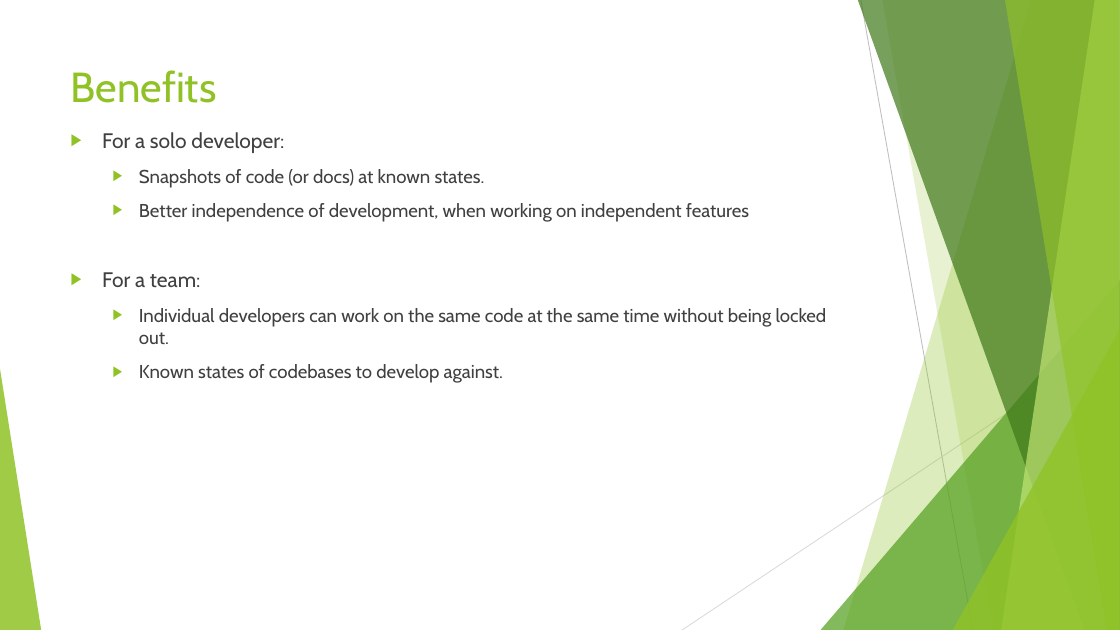
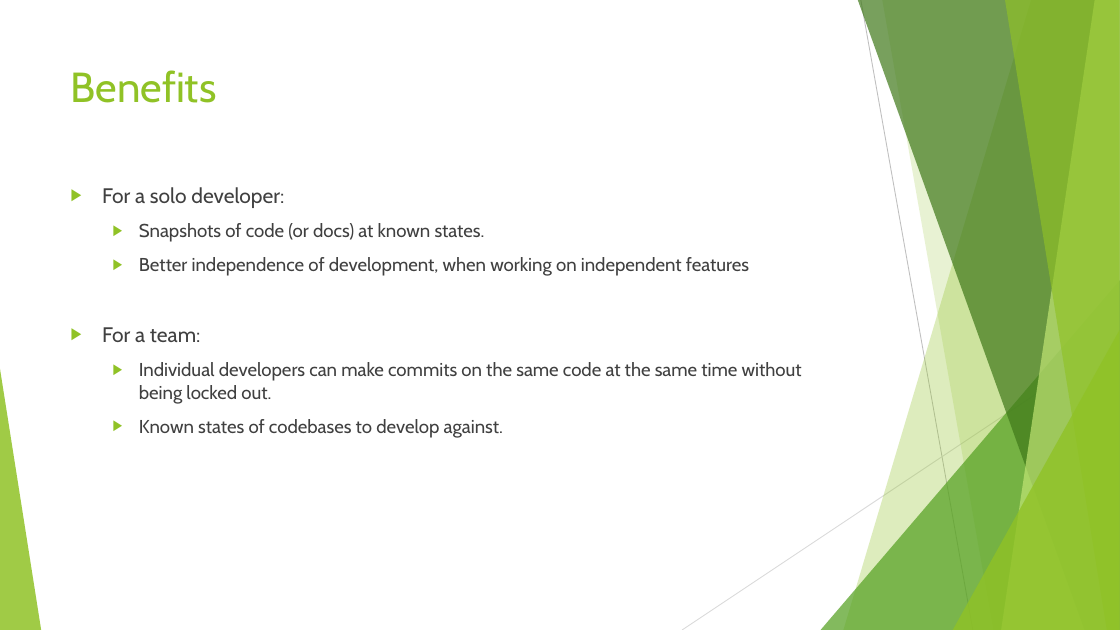
Before and after one commit to sethkaz/git-presentation, a slide deck: slide 5 of Git and LV.pptx. Drawn at 1120x630 pixels with LibreOffice and Linux fonts; fonts in the diff are those of the drawing. Boxes give left, top, right and bottom in pixels: in the first picture for what was removed or moved away, otherwise in the second. Text is boxed around its words. In the diff, an @@ line names an element or a change of style, - is before the commit and + after.

Commit message:
Added feedback from Covisus team.

```diff
--- a/Git and LV.pptx
+++ b/Git and LV.pptx
@@ text "For a solo developer:": place and size @@
-text "For a solo developer:" at [102,132,827,383]
+text "For a solo developer:" at [102,187,802,438]
@@ text at [139,362,802,404]: text changed @@
-  ▶ Individual developers can work on the same code at the same time without being locked out.
+  ▶ Individual developers can make commits on the same code at the same time without being locked out.
```
Also in this commit, not shown: 3 other slides changed, 4 slides added.
